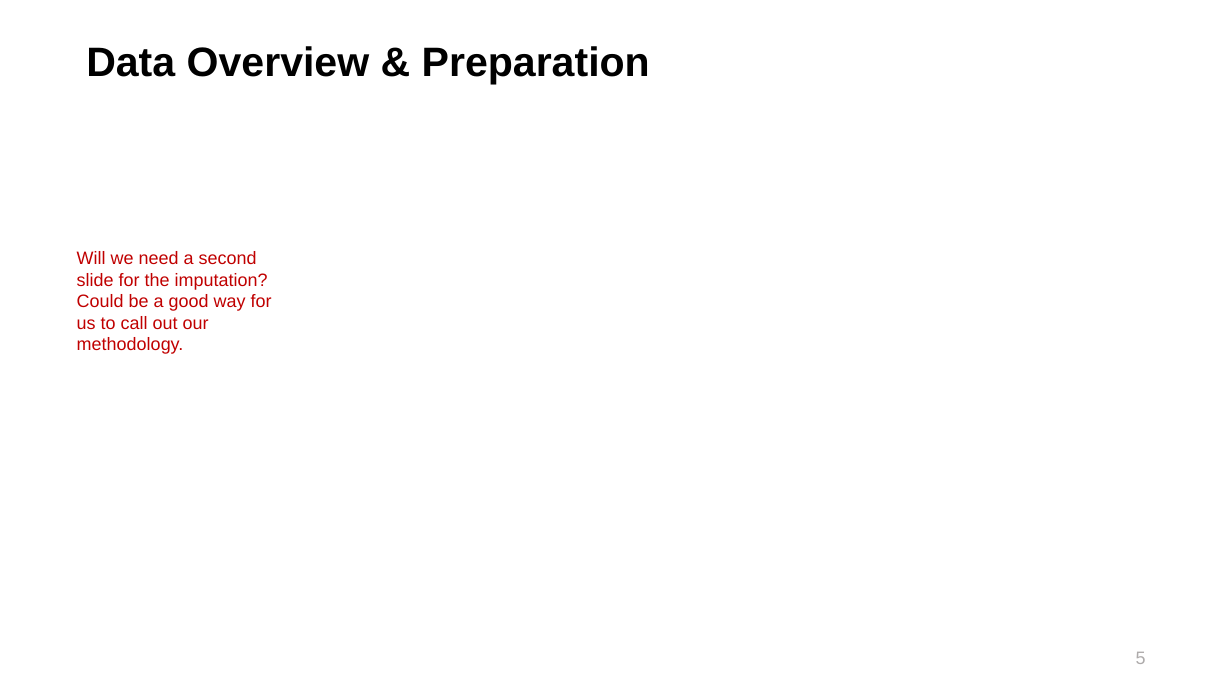
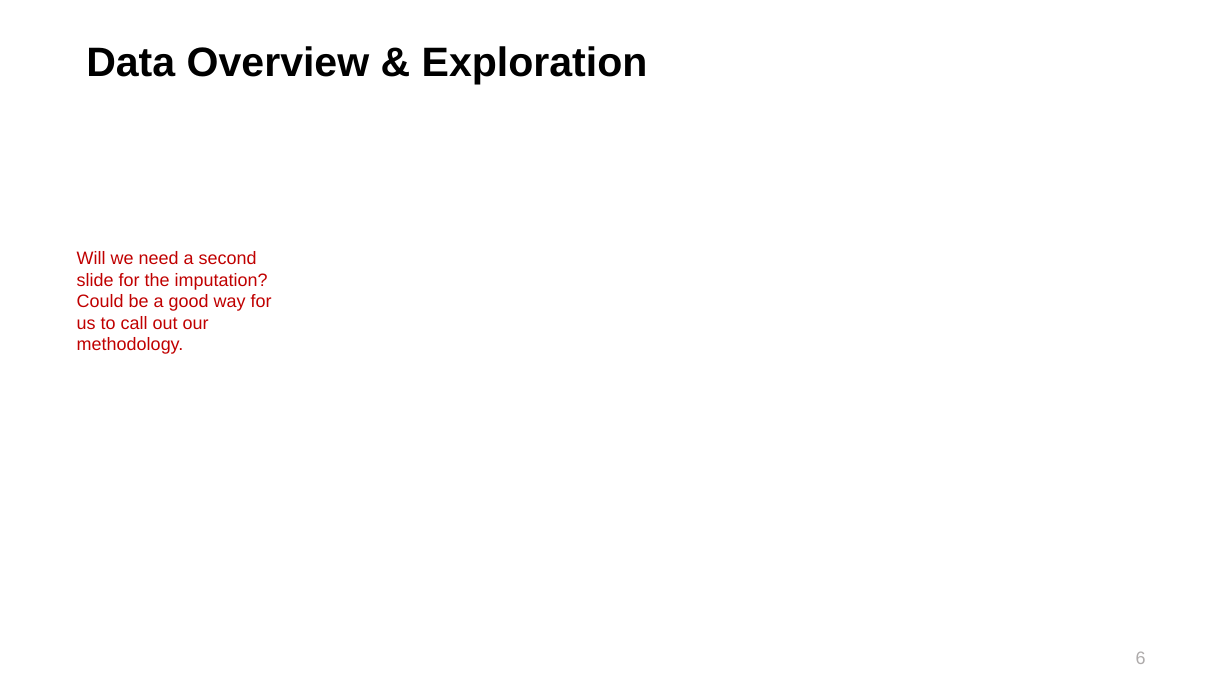
Before and after one commit to maringow/DataMiningGroupProject, a slide deck: slide 7 of Data Mining_Final Project_Hospital Ranking.pptx (slide 6 before the commit). Drawn at 1232x693 pixels with LibreOffice and Linux fonts; fonts in the diff are those of the drawing; background and template pictures are left out. Boxes give left, top, right and bottom in pixels: in the first picture for what was removed or moved away, otherwise in the second. Text is boxed around its words. In the diff, an @@ line names an element or a change of style, - is before the commit and + after.

```diff
--- a/Data Mining_Final Project_Hospital Ranking.pptx
+++ b/Data Mining_Final Project_Hospital Ranking.pptx
@@ title at [86, 46, 648, 85]: text changed @@
-Data Overview & Preparation
+Data Overview & Exploration
```
Also in this commit, not shown: 4 other slides changed, 4 slides added.
